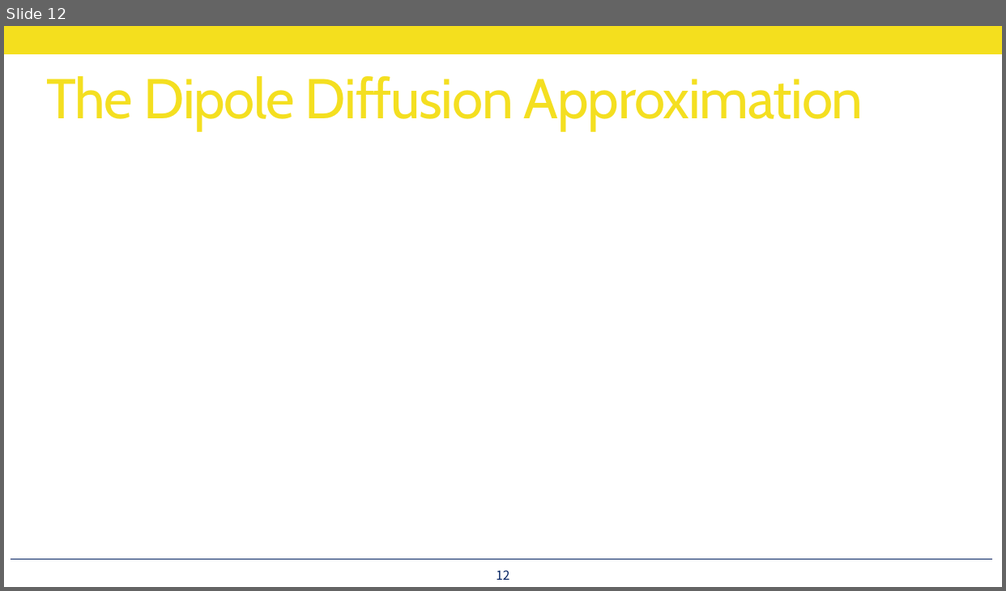
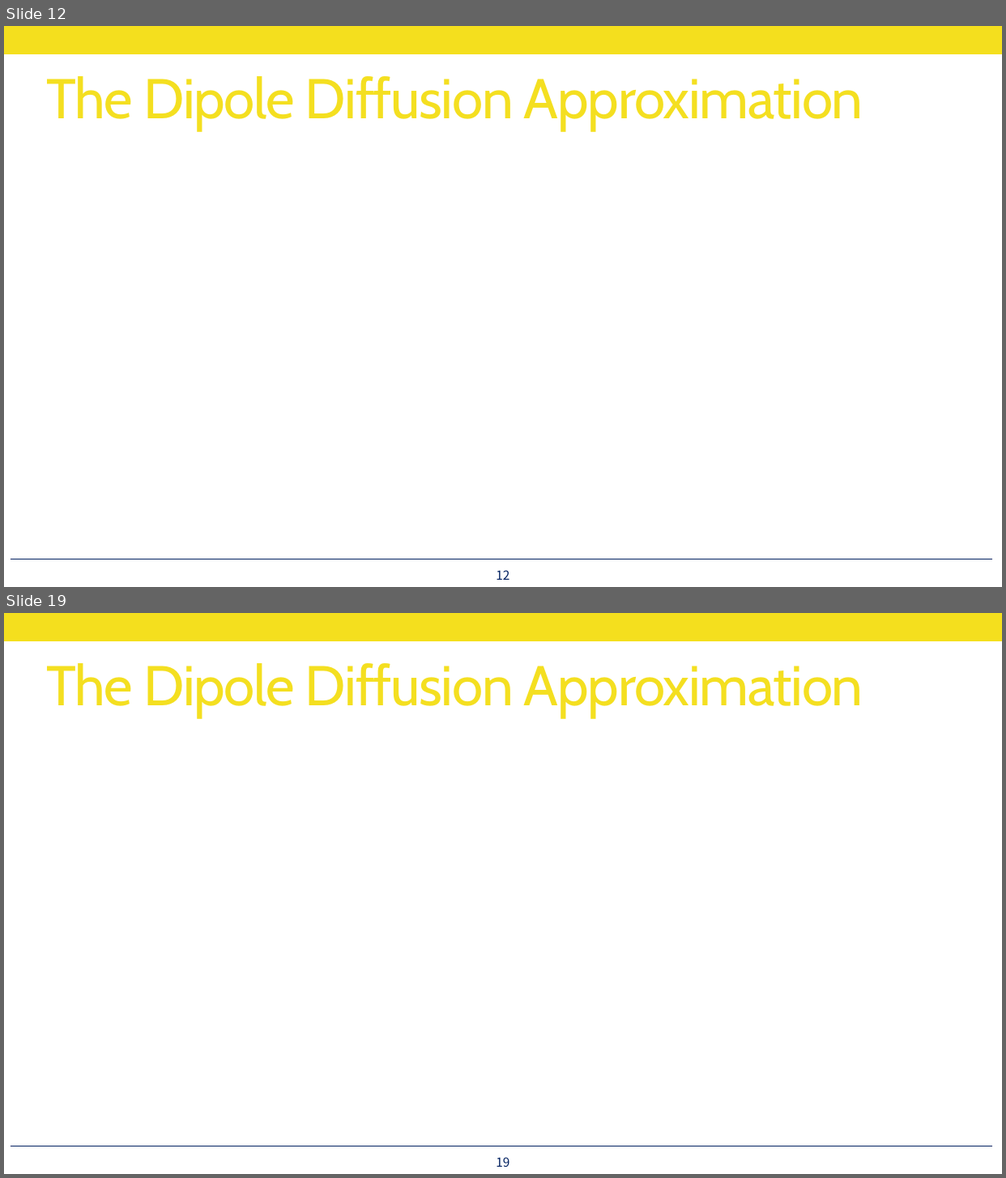
Before and after one commit to utilForever/PBRStudy, a slide deck: Physically Based Rendering - Chapter 16, Part 3.pptx. Shown one above the other, each under a label of ours: slide 12 before the commit, slides 12 and 19 after it; the slides between them are not shown. The pictures are 1006x591 and 1006x1178 pixels, drawn with LibreOffice and Linux fonts; fonts in the diff are those of the drawing; grey boxes stand for pictures. Boxes give left, top, right and bottom in pixels: in the first picture for what was removed or moved away, otherwise in the second. Text is boxed around its words. In the diff, an @@ line names an element or a change of style, - is before the commit and + after.

```diff
--- a/Physically Based Rendering - Chapter 16, Part 3.pptx
+++ b/Physically Based Rendering - Chapter 16, Part 3.pptx
@@ slide 19 added at (4,613,1002,1174), background #FFFFFF; not listed: 2 template elements that a slide beside it also shows @@
@@ title added at (46,663,863,718), 54 pt, text #F4DF1E @@
+The Dipole Diffusion Approximation
@@ page number added at (496,1157,509,1167), 12 pt, text #002060 @@
+19
```
Also in this commit, not shown: 6 other slides added.
